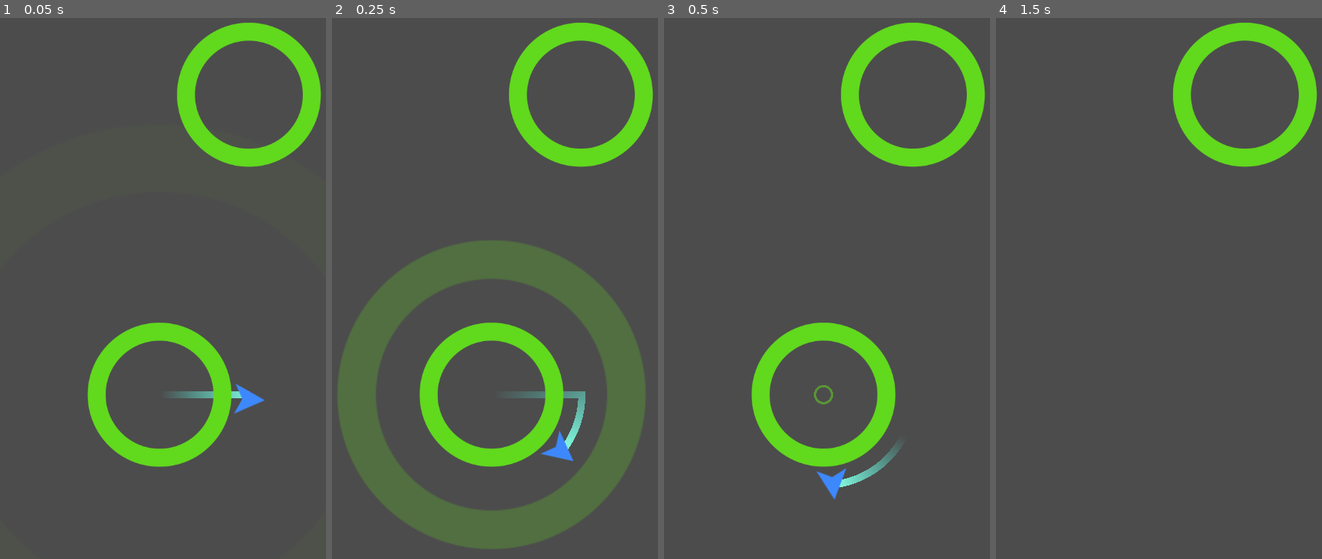
Above: before the commit, frames 1-4 (left to right).
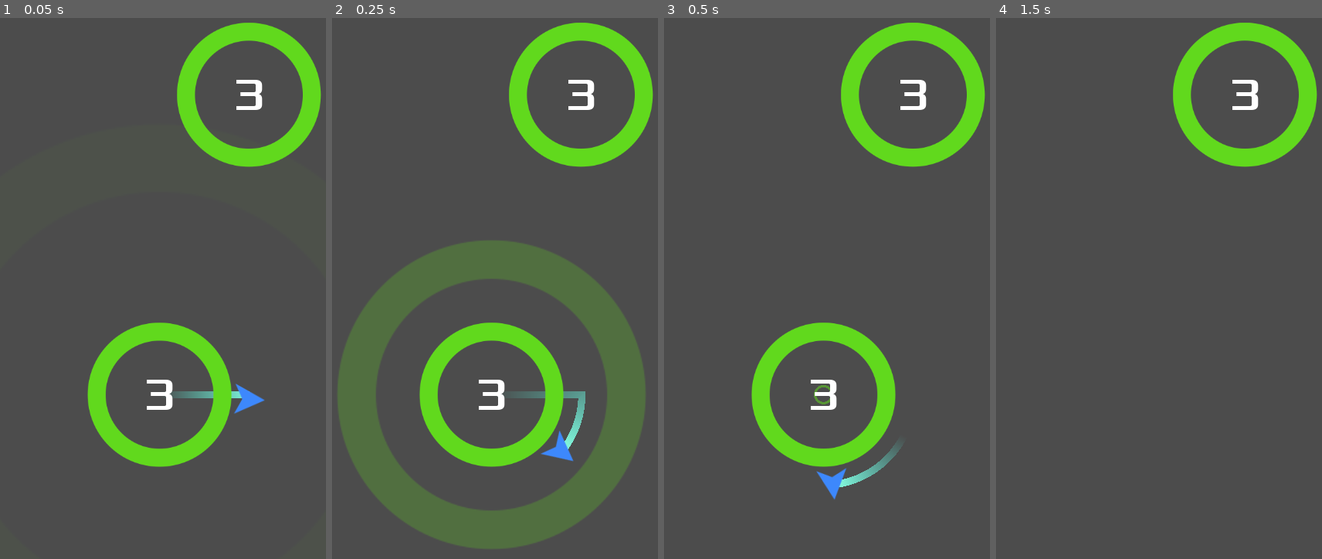
Above: after the commit, the same moments.

Repository: sal0w/CircleJump
Game: Godot game, scene res://Main.tscn
Same seed, same stepped clock (60 frames per second), same inputs: the game is played once before the commit and once after it.
Inputs (mouse positions are in pixels of both pictures, inside the frame that each line leads up to):
- Up to frame 1 (0.05 s): no input
- Up to frame 2 (0.25 s): no input
- Up to frame 3 (0.5 s): no input
- Up to frame 4 (1.5 s): move the mouse to (1230, 218) at 0.52 s; click (1230, 218) at 0.67 s; move the mouse to (1084, 283) at 1.27 s; click (1084, 283) at 1.42 s

The runs differ from the first frame. In frame 1, 0.4% of the frame differs, in the area x 45-81%, y 11-73%; in frame 2, 0.4%; in frame 3, 0.4%; in frame 4, 0.2%.

Commit message:
Count of rotation added

Diff:
--- a/Main.gd
+++ b/Main.gd
@@ -28,5 +28,5 @@
 
 func _on_Jumper_captured(object):
 	$Camera2D.position = object.position
-	object.capture()
+	object.capture(player)
 	call_deferred("spawn_circle")
--- a/objects/Circle.gd
+++ b/objects/Circle.gd
@@ -2,10 +2,18 @@
 
 onready var orbit_position = $Pivot/OrbitPosition
 
+enum MODES {STATIC, LIMITED}
+
 var radius = 100
 var rotation_speed = PI
+var mode = MODES.STATIC
+var num_orbits = 3
+var current_orbits = 0
+var orbit_start = null
+var jumper = null
 
-func init(_position,_radius = radius):
+func init(_position,_radius = radius,_mode = MODES.LIMITED):
+	set_mode(_mode)
 	position = _position
 	radius = _radius
 	$CollisionShape2D.shape = $CollisionShape2D.shape.duplicate()
@@ -15,13 +23,34 @@
 	orbit_position.position.x = radius + 25
 	rotation_speed *= pow(-1,randi() % 2)
 
+func set_mode(_mode):
+	mode = _mode
+	match mode:
+		MODES.STATIC:
+			$Label.hide()
+		MODES.LIMITED:
+			current_orbits  = num_orbits
+			$Label.text = str(current_orbits)
+			$Label.show()
+
 func _process(delta):
 	$Pivot.rotation += rotation_speed*delta
+	if mode == MODES.LIMITED and jumper:
+		check_orbits()
+
+func check_orbits():
+	if abs($Pivot.rotation - orbit_start) > 2 * PI:
+		current_orbits -= 1
+		$Label.text = str(current_orbits)
+		orbit_start = $Pivot.rotation
 
 func implode():
 	$AnimationPlayer.play("implode")
 	yield($AnimationPlayer,"animation_finished")
 	queue_free()
 
-func capture():
+func capture(target):
+	jumper = target
 	$AnimationPlayer.play("Capture")
+	$Pivot.rotation = (jumper.position - position).angle()
+	orbit_start = $Pivot.rotation
--- a/objects/Circle.tscn
+++ b/objects/Circle.tscn
@@ -1,8 +1,9 @@
-[gd_scene load_steps=8 format=2]
+[gd_scene load_steps=10 format=2]
 
 [ext_resource path="res://images/circle1_n.png" type="Texture" id=1]
 [ext_resource path="res://objects/jumper.shader" type="Shader" id=2]
 [ext_resource path="res://objects/Circle.gd" type="Script" id=3]
+[ext_resource path="res://fonts/Xolonium-Regular.ttf" type="DynamicFontData" id=4]
 
 [sub_resource type="ShaderMaterial" id=1]
 shader = ExtResource( 2 )
@@ -51,8 +52,7 @@
 "values": [ Color( 1, 1, 1, 0 ), Color( 1, 1, 1, 0.537255 ) ]
 }
 
-[sub_resource type="Animation" id=3]
-resource_name = "implode"
+[sub_resource type="Animation" id=4]
 length = 0.4
 tracks/0/type = "value"
 tracks/0/path = NodePath(".:scale")
@@ -79,6 +79,10 @@
 "values": [ Color( 1, 1, 1, 1 ), Color( 1, 1, 1, 0 ) ]
 }
 
+[sub_resource type="DynamicFont" id=5]
+size = 64
+font_data = ExtResource( 4 )
+
 [node name="Circle" type="Area2D"]
 script = ExtResource( 3 )
 
@@ -100,5 +104,22 @@
 [node name="OrbitPosition" type="Position2D" parent="Pivot"]
 
 [node name="AnimationPlayer" type="AnimationPlayer" parent="."]
-anims/Capture = SubResource( 4 )
-anims/implode = SubResource( 3 )
+anims/Capture = SubResource( 3 )
+anims/implode = SubResource( 4 )
+
+[node name="Label" type="Label" parent="."]
+anchor_left = 0.5
+anchor_top = 0.5
+anchor_right = 0.5
+anchor_bottom = 0.5
+margin_left = -22.5
+margin_top = -39.0
+margin_right = 22.5
+margin_bottom = 39.0
+custom_fonts/font = SubResource( 5 )
+text = "1"
+align = 1
+valign = 1
+__meta__ = {
+"_edit_use_anchors_": false
+}
--- a/objects/jumper.gd
+++ b/objects/jumper.gd
@@ -21,7 +21,7 @@
 
 func _on_jumper_area_entered(area):
 	target = area
-	target.get_node("Pivot").rotation = (position - target.position).angle()
+	#target.get_node("Pivot").rotation = (position - target.position).angle()
 	velocity = Vector2.ZERO
 	emit_signal("captured",area)
 
Not shown: 1 places in objects/Circle.tscn that only renumber resources
